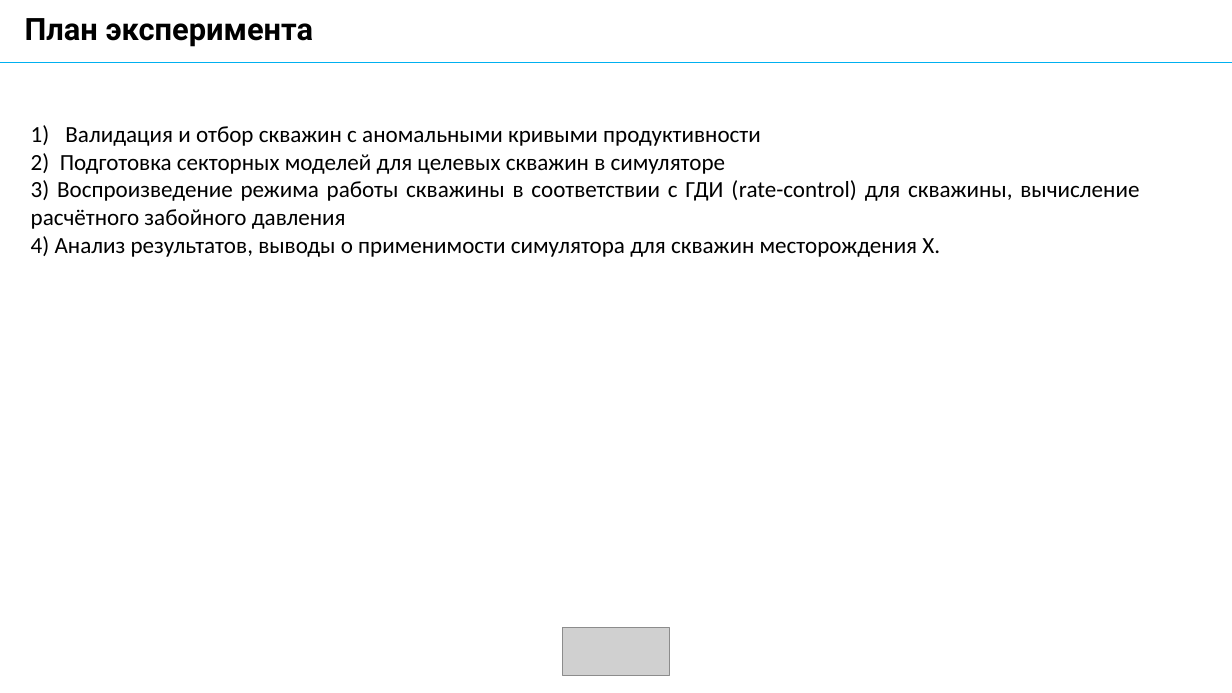
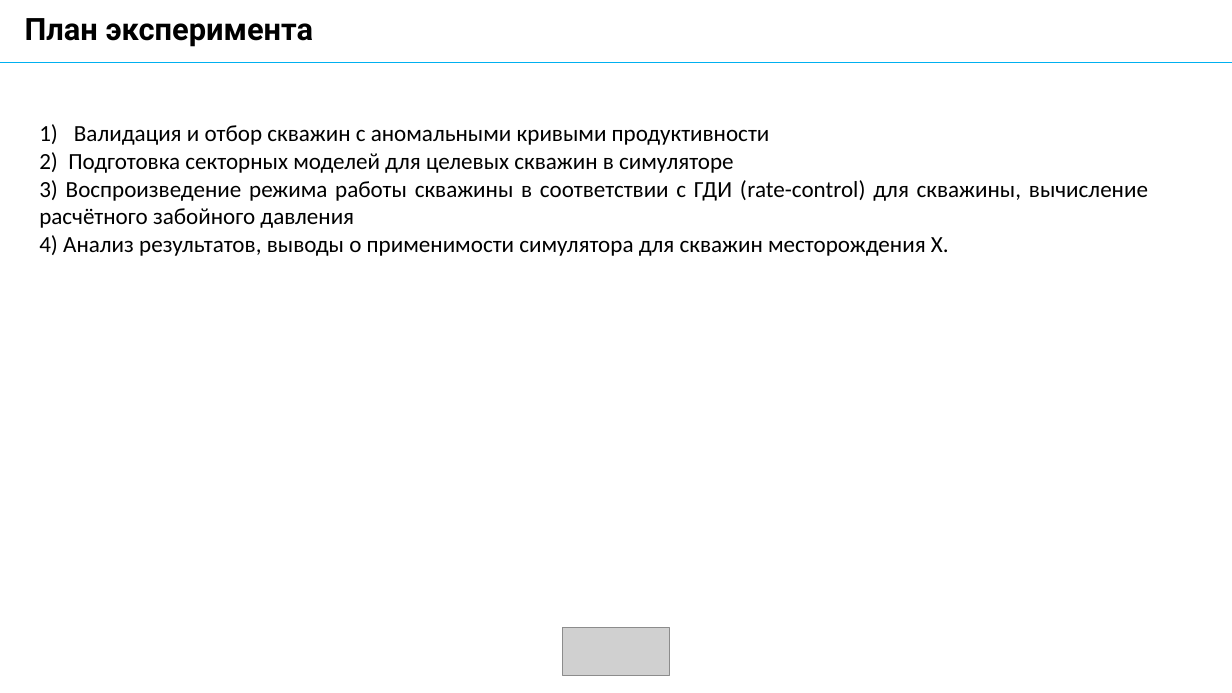
Before and after one commit to AlxndrKlbk/PhD_scriptorium, a slide deck: slide 7 of my_articles/3_course/автореферат/Kolbeko_AB.pptx. Drawn at 1232x693 pixels with LibreOffice and Linux fonts; fonts in the diff are those of the drawing; grey boxes stand for pictures. Boxes give left, top, right and bottom in pixels: in the first picture for what was removed or moved away, otherwise in the second. Text is boxed around its words. In the diff, an @@ line names an element or a change of style, - is before the commit and + after.

```diff
--- a/my_articles/3_course/автореферат/Kolbeko_AB.pptx
+++ b/my_articles/3_course/автореферат/Kolbeko_AB.pptx
@@ text "Валидация и отбор скважин с ...": place and size @@
-text "Валидация и отбор скважин с ..." at box(31, 126, 1139, 257)
+text "Валидация и отбор скважин с ..." at box(39, 125, 1148, 256)
```
Also in this commit, not shown: 6 other slides changed, 3 slides removed.
